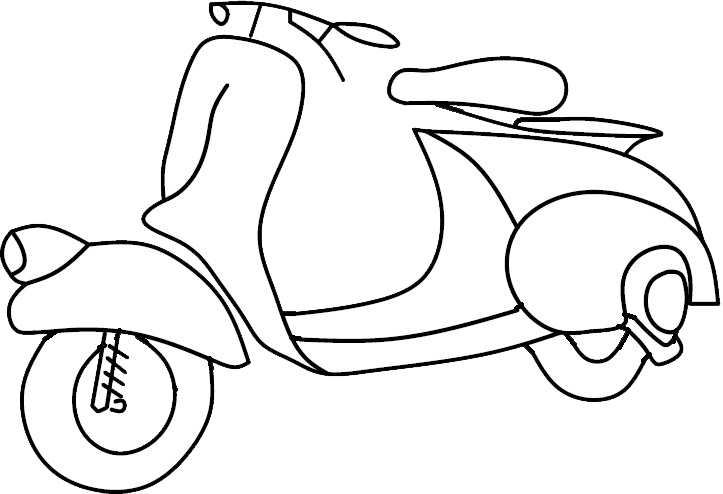
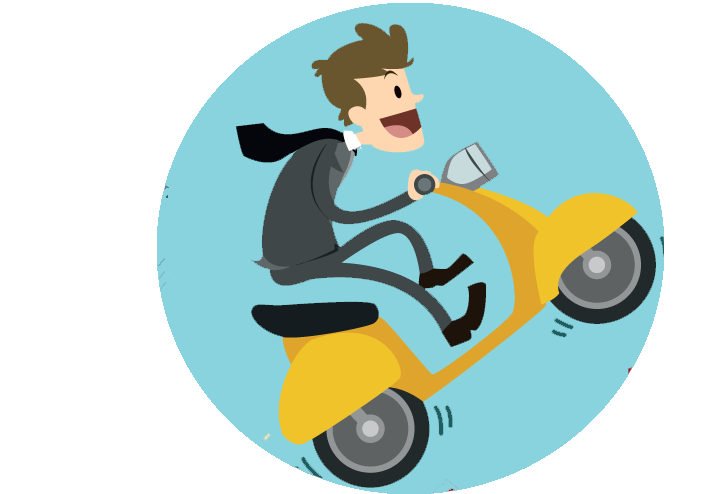
Layered file, before and after one edit (723px x 494px). Changes by layer:
added layer "שכבה 2" above "business_4" over [157, 3, 664, 494]
hid "שכבה 1", painted on it over [0, 0, 721, 494]
